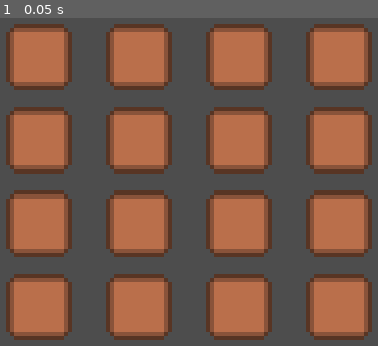
Above: before the commit, frame 1.
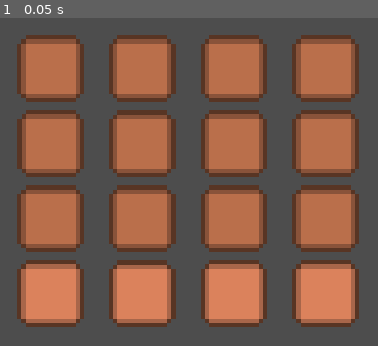
Above: after the commit, the same moment.

Repository: StormLight14/nightfall-mirror
Game: Godot game, scene res://ui/inventory/inventory.tscn
Same seed, same stepped clock (60 frames per second), same inputs: the game is played once before the commit and once after it. This scene is started directly instead of the project's main scene.
Inputs:
- Up to frame 1 (0.05 s): no input

The runs differ from the first frame. In frame 1, 47% of the frame differs, in the area x 1-99%, y 1-99%.

Commit message:
give hotbar inventory slots a distinct brighter color

Diff:
--- a/ui/inventory/hotbar.tscn
+++ b/ui/inventory/hotbar.tscn
@@ -7,15 +7,3 @@
 
 [node name="HBoxContainer" type="HBoxContainer" parent="."]
 layout_mode = 2
-
-[node name="Label" type="Label" parent="HBoxContainer"]
-layout_mode = 2
-text = "Item"
-
-[node name="Label2" type="Label" parent="HBoxContainer"]
-layout_mode = 2
-text = "Item"
-
-[node name="Label3" type="Label" parent="HBoxContainer"]
-layout_mode = 2
-text = "Item"
--- a/ui/inventory/inventory.tscn
+++ b/ui/inventory/inventory.tscn
@@ -11,8 +11,8 @@
 
 [node name="GridContainer" type="GridContainer" parent="."]
 layout_mode = 2
-theme_override_constants/h_separation = 60
-theme_override_constants/v_separation = 50
+theme_override_constants/h_separation = 55
+theme_override_constants/v_separation = 45
 columns = 4
 
 [node name="InventorySlot" parent="GridContainer" instance=ExtResource("1_yi1sm")]
@@ -53,12 +53,16 @@
 
 [node name="InventorySlot13" parent="GridContainer" instance=ExtResource("1_yi1sm")]
 layout_mode = 2
+is_hotbar_slot = true
 
 [node name="InventorySlot14" parent="GridContainer" instance=ExtResource("1_yi1sm")]
 layout_mode = 2
+is_hotbar_slot = true
 
 [node name="InventorySlot15" parent="GridContainer" instance=ExtResource("1_yi1sm")]
 layout_mode = 2
+is_hotbar_slot = true
 
 [node name="InventorySlot16" parent="GridContainer" instance=ExtResource("1_yi1sm")]
 layout_mode = 2
+is_hotbar_slot = true
--- /dev/null
+++ b/ui/inventory/inventory_slot.gd
@@ -0,0 +1,7 @@
+extends Control
+
+@export var is_hotbar_slot = false
+
+func _ready():
+	if is_hotbar_slot:
+		$TextureRect.texture = preload("res://ui/inventory/hotbar_inventory_slot.png")
--- a/ui/inventory/inventory_slot.tscn
+++ b/ui/inventory/inventory_slot.tscn
@@ -1,5 +1,6 @@
-[gd_scene load_steps=2 format=3 uid="uid://dhpjjcco7r1nw"]
+[gd_scene load_steps=3 format=3 uid="uid://dhpjjcco7r1nw"]
 
+[ext_resource type="Script" path="res://ui/inventory/inventory_slot.gd" id="1_c3xmh"]
 [ext_resource type="Texture2D" uid="uid://c0i0gwx0o1vv5" path="res://ui/inventory/inventory_slot.png" id="1_yi87l"]
 
 [node name="InventorySlot" type="Control"]
@@ -9,6 +10,7 @@
 anchor_bottom = 1.0
 grow_horizontal = 2
 grow_vertical = 2
+script = ExtResource("1_c3xmh")
 
 [node name="TextureRect" type="TextureRect" parent="."]
 layout_mode = 1
Binary file added: ui/inventory/hotbar_inventory_slot.png
Not shown, added: ui/inventory/hotbar_inventory_slot.png.import
